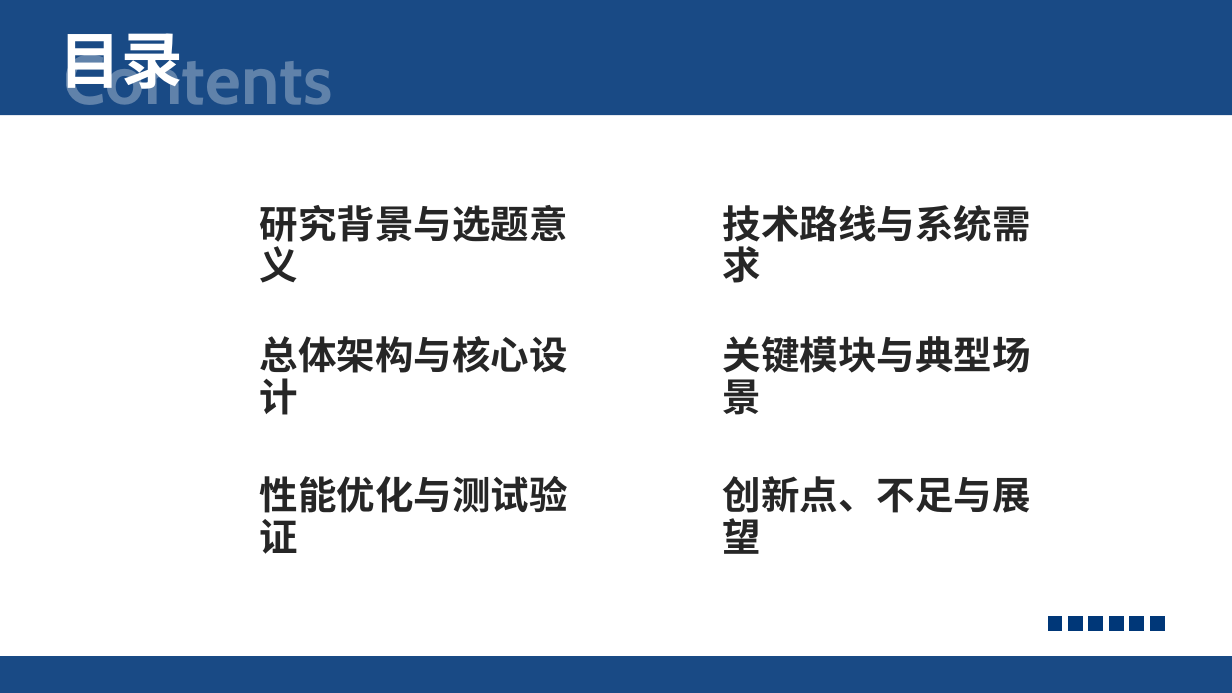
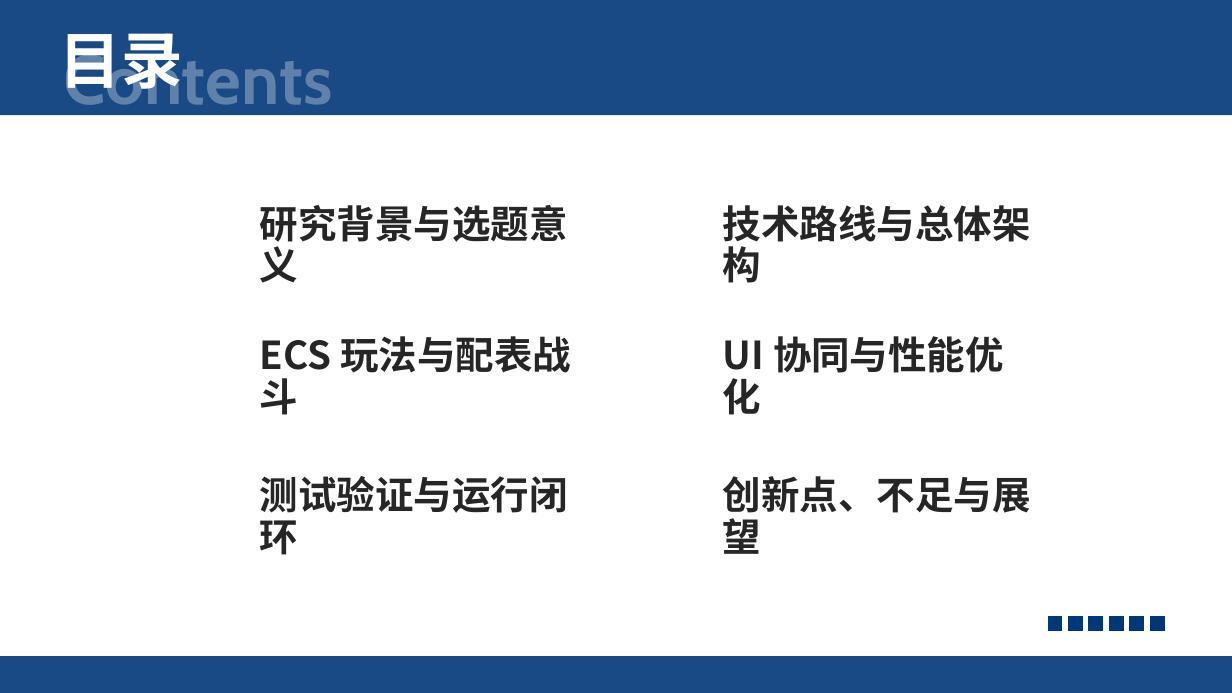
Before and after one commit to kir123456-1q/Survivor-And-Fight, a slide deck: slide 2 of SurvivorAndFight/SurvivorAndFight-毕业答辩PPT.pptx. Drawn at 1232x693 pixels with LibreOffice and Linux fonts; fonts in the diff are those of the drawing; background and template pictures are left out. Boxes give left, top, right and bottom in pixels: in the first picture for what was removed or moved away, otherwise in the second. Text is boxed around its words. In the diff, an @@ line names an element or a change of style, - is before the commit and + after.

```diff
--- a/SurvivorAndFight/SurvivorAndFight-毕业答辩PPT.pptx
+++ b/SurvivorAndFight/SurvivorAndFight-毕业答辩PPT.pptx
@@ text at bbox=[723, 205, 1031, 283]: text changed @@
-技术路线与系统需求
+技术路线与总体架构
@@ text at bbox=[260, 336, 571, 415]: text changed @@
-总体架构与核心设计
+ECS 玩法与配表战斗
@@ text at bbox=[723, 336, 1004, 415]: text changed @@
-关键模块与典型场景
+UI 协同与性能优化
@@ text at bbox=[260, 476, 568, 555]: text changed @@
-性能优化与测试验证
+测试验证与运行闭环
```
Also in this commit, not shown: 9 other slides changed, 6 slides added, 4 slides removed, 17 other files.
